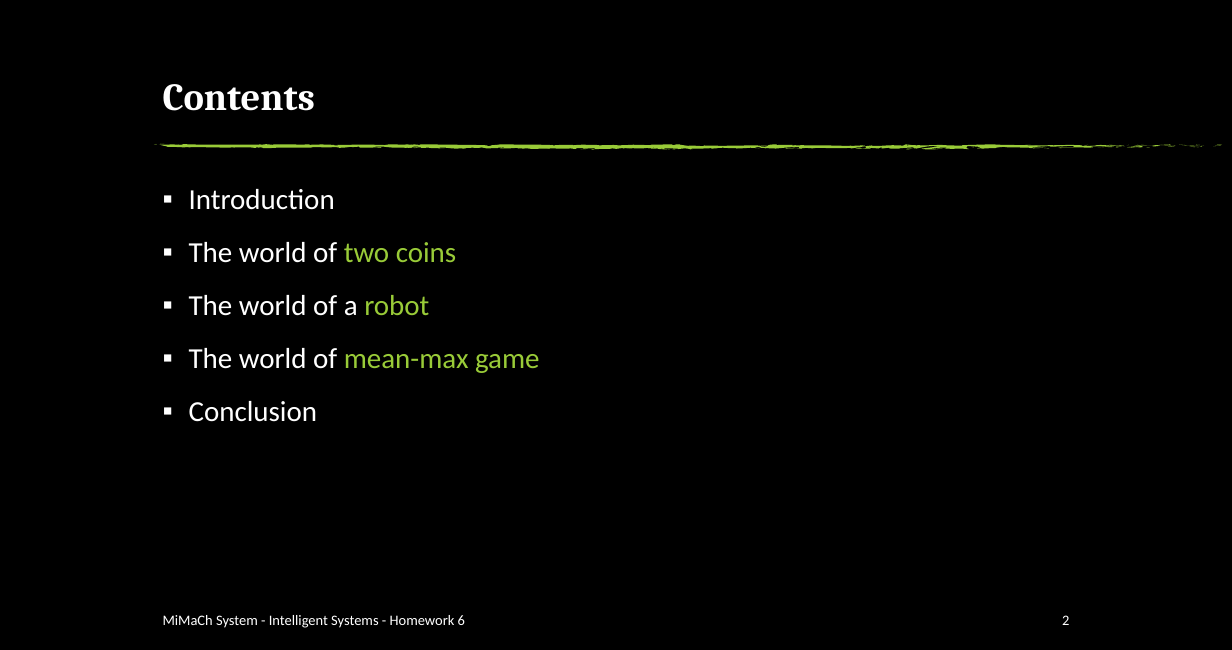
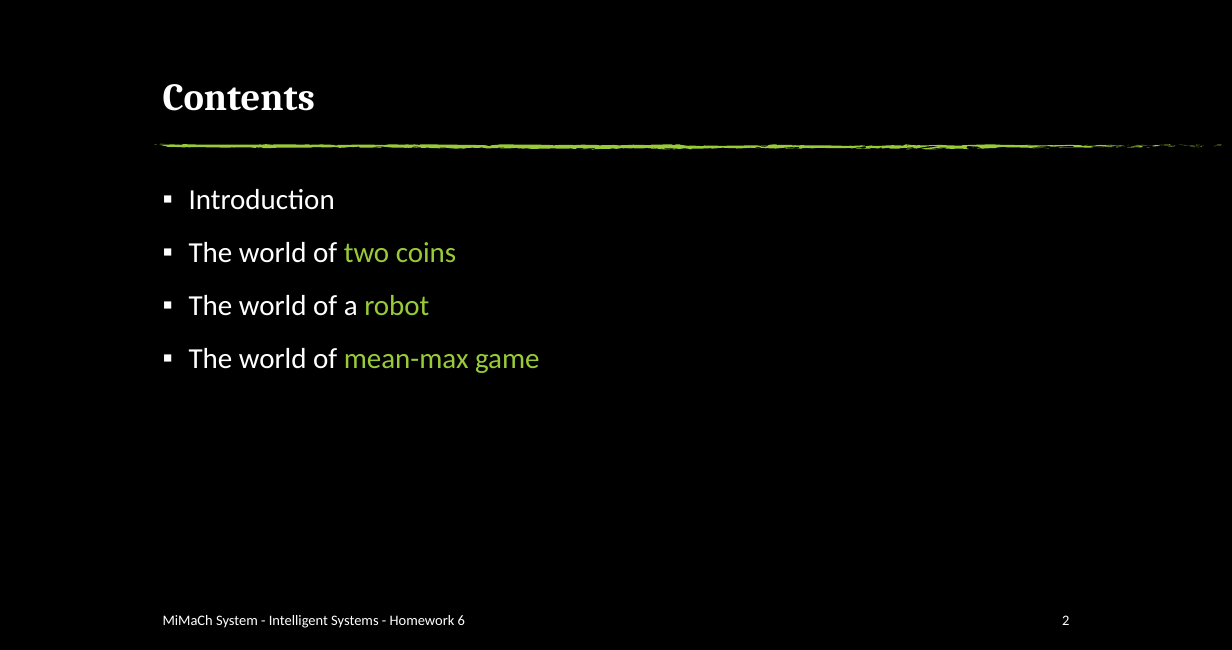
Before and after one commit to MartinaCanonPh/MiMaCh-System-Proj, a slide deck: slide 2 of assignment6/MiMaChSystem-Modeling-Homework6.pptx. Drawn at 1232x650 pixels with LibreOffice and Linux fonts; fonts in the diff are those of the drawing; background and template pictures are left out. Boxes give left, top, right and bottom in pixels: in the first picture for what was removed or moved away, otherwise in the second. Text is boxed around its words. In the diff, an @@ line names an element or a change of style, - is before the commit and + after.

```diff
--- a/assignment6/MiMaChSystem-Modeling-Homework6.pptx
+++ b/assignment6/MiMaChSystem-Modeling-Homework6.pptx
@@ text at (189,401,317,422): paragraph removed @@
-▪ Conclusion
```
Also in this commit, not shown: 1 other slide changed.
